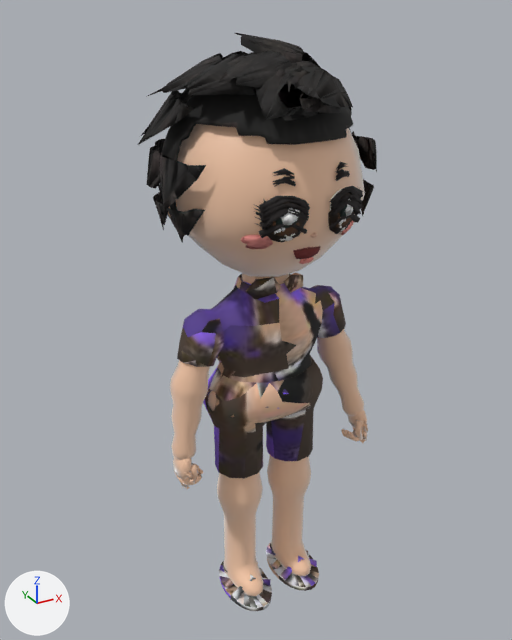
Two versions of the glTF model models/villager-bong.glb, one commit apart.
Camera for both pictures: a 50 mm camera at (-0.918, -1.615, 1.729) aimed at (-0.003, 0.049, 0.897). Every picture has the same lights, and +X, +Y and +Z are marked at lower left. The picture after the commit comes second. Vertices at exactly the same position are counted once.

The older version as bpy lines, for what is in view:
```python
ob_mesh_0 = bpy.data.objects.new('Mesh_0', me_mesh_0)
ob_mesh_0.location = (0.0, 0.0, 0.0)
ob_mesh_12 = bpy.data.objects.new('Mesh_12', me_mesh_12)
ob_mesh_12.location = (0.0, 0.0, 0.0)
ob_mesh_13 = bpy.data.objects.new('Mesh_13', me_mesh_13)
ob_mesh_13.location = (0.0, 0.0, 0.0)
# also in view: 'Mesh_3' at (0.0, -0.212, 1.268)
```
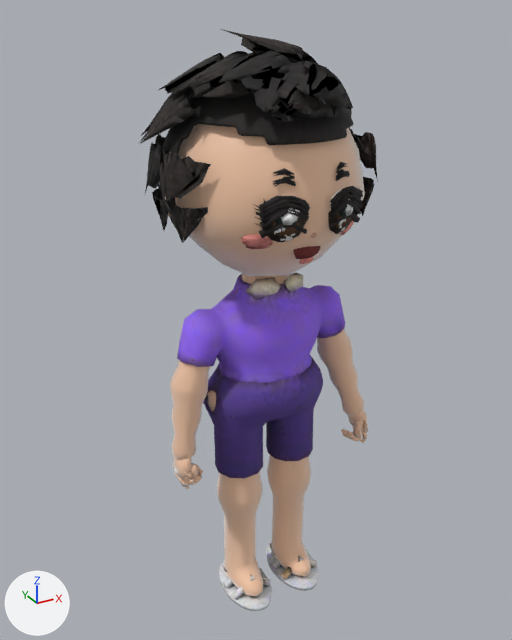
Where the change shows, as pixel boxes [x1, y1, x2, y2] in the pictures (512 x 640 px; the box of a moved part takes in the faces that stretch with it):
'Mesh_0', surface changed, reshaped
    before: [168, 124, 368, 611]
    after: [165, 124, 368, 611]
'Mesh_12', reshaped
    before: [138, 33, 377, 242]
    after: [138, 29, 378, 243]
part 1 of me_mesh_0, reshaped
    both: [170, 127, 368, 545]
part 2 of me_mesh_0, surface changed
    both: [177, 273, 344, 611]
part 3 of me_mesh_12, rebuilt (14% wider)
    before: [361, 179, 374, 216]
    after: [360, 177, 375, 216]
part 4 of me_mesh_12, moved or reshaped
    before: [138, 33, 377, 242]
    after: [138, 29, 378, 243]
part 5 of me_mesh_12, surface changed
    both: [180, 216, 188, 232]

The change, as a list of edits to the scene's bpy script:
```text
Change mat_cloth_body:
    where n3 = _N.new('ShaderNodeMapping'); n3.name = 'Mapping'
    n3.inputs[1].default_value: (0.00344, -14.77, 0.0) -> (0.00331, -14.72, 0.0)  # 'Location'
    n3.inputs[3].default_value: (11.04, 15.76, 1.0) -> (11.04, 15.7, 1.0)  # 'Scale'
Change me_mesh_0:
    used by ob_mesh_0; location = (0.0, 0.0, 0.0)
    remove me_mesh_0.from_pydata(...)  # 2172 vertices, 4194 faces; spans x -0.31..0.32, y -0.25..0.24, z 0.0..1.57
    add me_mesh_0.from_pydata(...)  # 2022 vertices, 3894 faces; spans x -0.31..0.32, y -0.25..0.24, z 0.0..1.57
    me_mesh_0 part 1: 14 vertices moved from x -0.27..0.17, y -0.23..0.09, z 0.33..1.56 to x -0.28..0.17, y -0.23..0.09, z 0.33..1.56; 274 vertices removed from x -0.3..0.32, y -0.22..0.24, z 0.26..1.57; 129 vertices added at x -0.31..0.32, y -0.22..0.24, z 0.28..1.57
    me_mesh_0 part 2: 1117 kept faces spanning x -0.27..0.27, y -0.16..0.14, z 0.0..1.08 get new texture (UV) coordinates
    other edits to the shape of me_mesh_0 do not show in these pictures
Change me_mesh_12:
    used by ob_mesh_12; location = (0.0, 0.0, 0.0)
    remove me_mesh_12.from_pydata(...)  # 1364 vertices, 2581 faces; spans x -0.326..0.318, y -0.278..0.303, z 1.165..1.676
    add me_mesh_12.from_pydata(...)  # 2493 vertices, 4849 faces; spans x -0.326..0.318, y -0.282..0.323, z 1.165..1.686
    me_mesh_12 part 3: the loose piece of 19 vertices spanning x 0.233..0.293, y -0.144..0.007, z 1.199..1.3 is rebuilt with 36 vertices and now spans x 0.226..0.294, y -0.148..0.008, z 1.202..1.305
    me_mesh_12 part 4: 4 vertices moved within x -0.26..0.21, y -0.119..0.301, z 1.202..1.326; 1204 vertices removed from x -0.326..0.308, y -0.278..0.303, z 1.165..1.676; 2301 vertices added at x -0.326..0.317, y -0.282..0.323, z 1.165..1.686
    me_mesh_12 part 5: 1 kept faces spanning x -0.282..-0.268, y -0.101..-0.075, z 1.23..1.277 get new texture (UV) coordinates
    other edits to the shape of me_mesh_12 do not show in these pictures
```
